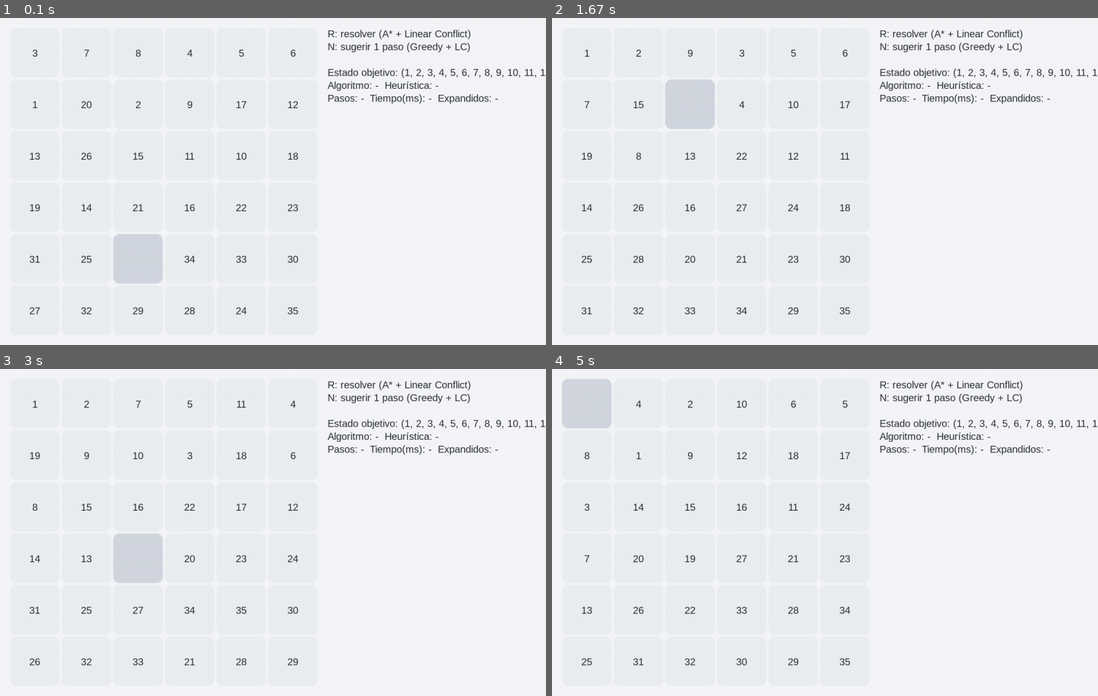
Above: before the commit, frames 1-4 (two rows, left to right).
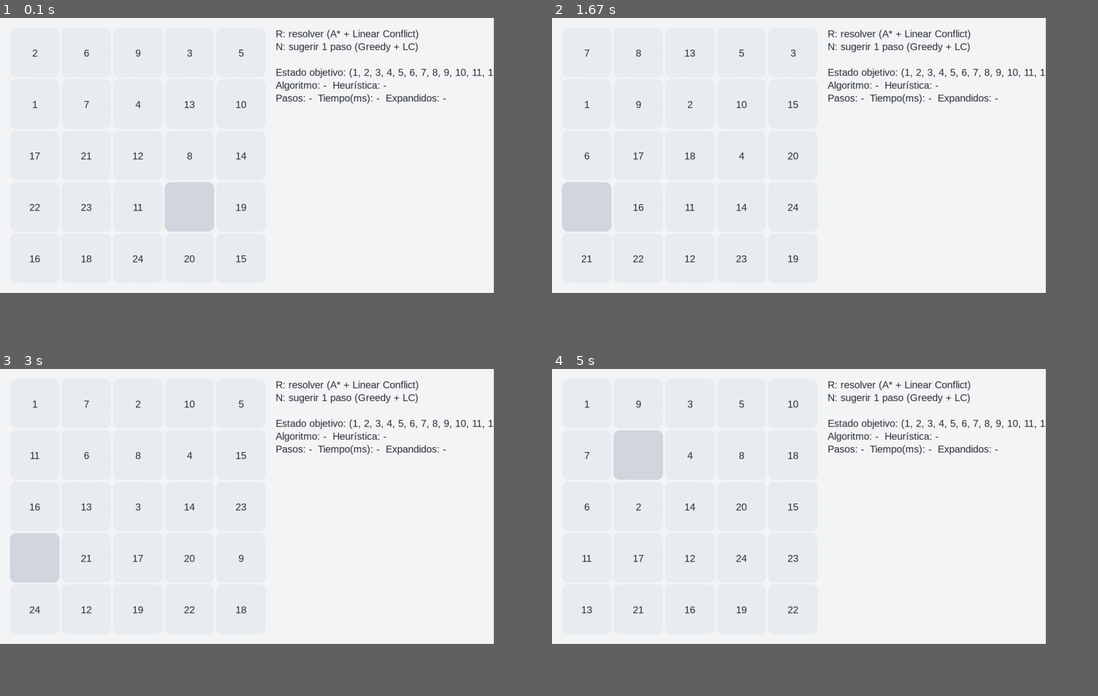
Above: after the commit, the same moments.

Repository: andrecadima/Sliding-Tiles
Game: pygame game, started from juego_pygame_sliding.py
Two runs of this game, one before a commit and one after it. Both use one fixed random seed, a clock stepped at 60 frames per second and the inputs below.
Inputs (mouse positions are in pixels of both pictures, inside the frame that each line leads up to):
- Up to frame 1 (0.1 s): no input
- Up to frame 2 (1.67 s): click (688, 155) at 0.38 s, where only the run after the commit has a clickable "2"; hold A 0.67-1.2 s; hold S from 1.23 s (still down)
- Up to frame 3 (3 s): release S at 1.7 s; hold S 2.17-2.53 s
- Up to frame 4 (5 s): tap N at 3.07 s; hold S 3.97-4.27 s; hold S from 4.73 s (still down)
In our replay, the window is 900x540 before the commit and 814x454 after it. These sizes can differ from the game's own. Grey fills any space a smaller window leaves; there, only what the larger window draws over its background counts as a difference.

The runs differ from the first frame. In frame 1, 5.1% of the frame differs, in the area x 5-100%, y 3-91%; in frame 2, 5.1%; in frame 3, 5.2%; in frame 4, 5.2%, in the area x 1-100%, y 3-91%.

Commit message:
Finalizacion de la practica
Archivos organizados, etc

Diff:
--- /dev/null
+++ b/informe y avance para el informe/run.txt
@@ -0,0 +1,3 @@
+python juego_pygame_sliding.py
+
+python .\practica_sliding_benchmark.py --n 3 --count 1000 --shuffle 100 --out "resultsbenchmark.csv"
--- a/juego_pygame_sliding.py
+++ b/juego_pygame_sliding.py
@@ -12,13 +12,13 @@
 from agente___.algorithms.npuzzle_utils import generar_estado, es_soluble
 
 # ============ CONFIGURACIÓN ============
-N = 6                                  # tamaño del tablero NxN
+N = 5                                  # tamaño del tablero NxN
 TILE_SIZE = 100                        # px por casilla
 GAP = 4                                # separación entre casillas
 MARGIN = 20                            # margen exterior
 FONT_SIZE = 20
 FPS = 60
-ANIM_DELAY_MS = 120                    # ms entre pasos de animación
+ANIM_DELAY_MS = 120                   # ms entre pasos de animación
 
 # Colores
 BG = (245, 246, 248)
--- /dev/null
+++ b/tests/means_by_algo_heuristic.csv
@@ -0,0 +1,7 @@
+algo,heuristic,n,pasos_avg,ms_avg,exp_avg,b_eff_avg
+a*,hamming,1000,21.922,82.30408089963021,11595.734,1.4788892910242804
+a*,linear_conflict,1000,21.922,6.67536680016201,442.706,1.2863576416409175
+a*,manhattan,1000,21.922,5.972485800448339,827.324,1.3198210116825313
+greedy,hamming,1000,76.358,3.5842214006115682,606.531,1.098157723210941
+greedy,linear_conflict,1000,36.436,1.3360364002292044,74.295,1.1332600444986785
+greedy,manhattan,1000,56.258,2.3242543017258868,306.72,1.117369608376226
--- /dev/null
+++ b/tests/stats_tests.csv
@@ -0,0 +1,25 @@
+algo,metric,h1,h2,n,test,stat,p,effect
+a*,b_eff,hamming,linear_conflict,1000,Wilcoxon (Shapiro p=5.297530885576426e-07),W=0.000,3.3258460190866374e-165,effect size: n/a
+a*,b_eff,hamming,manhattan,1000,Wilcoxon (Shapiro p=1.8448225428841368e-13),W=0.000,3.3258460190866374e-165,effect size: n/a
+a*,b_eff,manhattan,linear_conflict,1000,Wilcoxon (Shapiro p=3.68118020711271e-13),W=701.000,3.428091506424255e-160,effect size: n/a
+a*,expandidos,hamming,linear_conflict,1000,Wilcoxon (Shapiro p=3.973640700988663e-37),W=0.000,3.3257262514341343e-165,effect size: n/a
+a*,expandidos,hamming,manhattan,1000,Wilcoxon (Shapiro p=3.6513986276904568e-37),W=0.000,3.325724380098521e-165,effect size: n/a
+a*,expandidos,manhattan,linear_conflict,1000,Wilcoxon (Shapiro p=6.844536342798946e-39),W=289.000,9.656931826751339e-161,effect size: n/a
+a*,ms,hamming,linear_conflict,1000,Wilcoxon (Shapiro p=8.585897369322242e-38),W=49.000,3.85293392681931e-165,effect size: n/a
+a*,ms,hamming,manhattan,1000,Wilcoxon (Shapiro p=1.0164181077483623e-37),W=0.000,3.325859118934513e-165,effect size: n/a
+a*,ms,manhattan,linear_conflict,1000,Wilcoxon (Shapiro p=4.243342437275814e-28),W=88534.000,4.0594021312153107e-70,effect size: n/a
+a*,pasos,hamming,linear_conflict,1000,paired t-test (Shapiro p=1),t=nan,,Cohen d=nan
+a*,pasos,hamming,manhattan,1000,paired t-test (Shapiro p=1),t=nan,,Cohen d=nan
+a*,pasos,manhattan,linear_conflict,1000,paired t-test (Shapiro p=1),t=nan,,Cohen d=nan
+greedy,b_eff,hamming,linear_conflict,1000,Wilcoxon (Shapiro p=4.825190396969142e-09),W=67919.000,2.0829902657870627e-88,effect size: n/a
+greedy,b_eff,hamming,manhattan,1000,Wilcoxon (Shapiro p=1.1460987604040862e-10),W=139644.000,2.3587507756923114e-33,effect size: n/a
+greedy,b_eff,manhattan,linear_conflict,1000,Wilcoxon (Shapiro p=1.6479307542985736e-08),W=136721.000,5.810211961191341e-32,effect size: n/a
+greedy,expandidos,hamming,linear_conflict,1000,Wilcoxon (Shapiro p=1.4175189390629633e-09),W=340.500,1.9605132594043828e-164,effect size: n/a
+greedy,expandidos,hamming,manhattan,1000,Wilcoxon (Shapiro p=0.0004779734523800034),W=32923.000,1.074475273822774e-124,effect size: n/a
+greedy,expandidos,manhattan,linear_conflict,1000,Wilcoxon (Shapiro p=2.7614077266495147e-25),W=5986.000,9.783463532156988e-154,effect size: n/a
+greedy,ms,hamming,linear_conflict,1000,Wilcoxon (Shapiro p=0.0036721435980093787),W=12115.000,8.670715787008949e-150,effect size: n/a
+greedy,ms,hamming,manhattan,1000,Wilcoxon (Shapiro p=0.005925988038636135),W=75649.000,1.9968027583933435e-81,effect size: n/a
+greedy,ms,manhattan,linear_conflict,1000,Wilcoxon (Shapiro p=3.417890333788782e-15),W=78666.500,1.0612070356355927e-78,effect size: n/a
+greedy,pasos,hamming,linear_conflict,1000,Wilcoxon (Shapiro p=1.7277870709423435e-13),W=6711.500,5.071626165769605e-154,effect size: n/a
+greedy,pasos,hamming,manhattan,1000,Wilcoxon (Shapiro p=6.380772693961727e-08),W=90372.000,2.993511579937019e-64,effect size: n/a
+greedy,pasos,manhattan,linear_conflict,1000,Wilcoxon (Shapiro p=3.1108234217262057e-09),W=26427.500,6.459972511578144e-115,effect size: n/a
Not shown, changed: resultsbenchmark.csv
Not shown, added: informe y avance para el informe/Practica_RompeCabezasN.doc
Not shown, added: informe y avance para el informe/Vamos a ordenarlo.pdf
Not shown, added: informe y avance para el informe/practicaIA01.pdf (1).pdf
